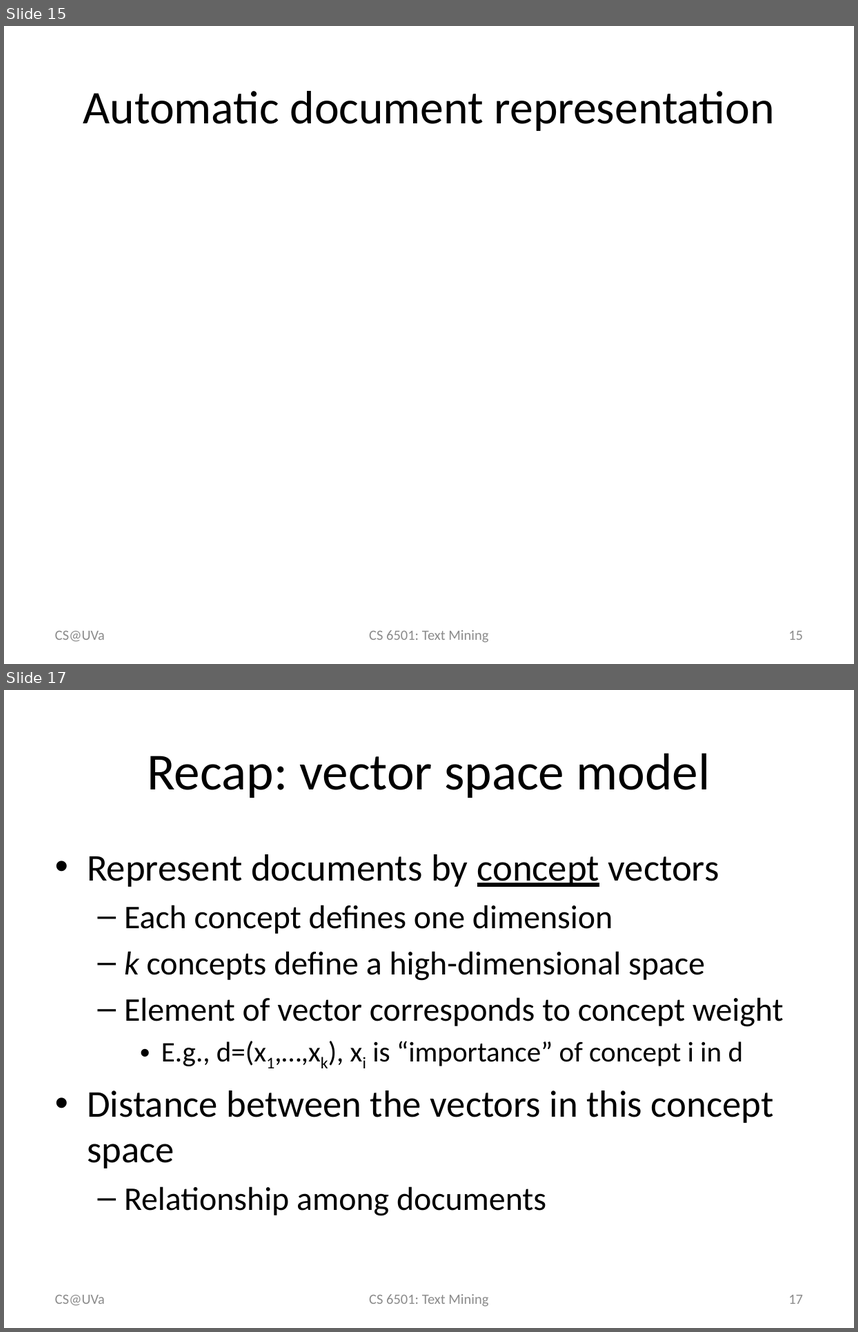
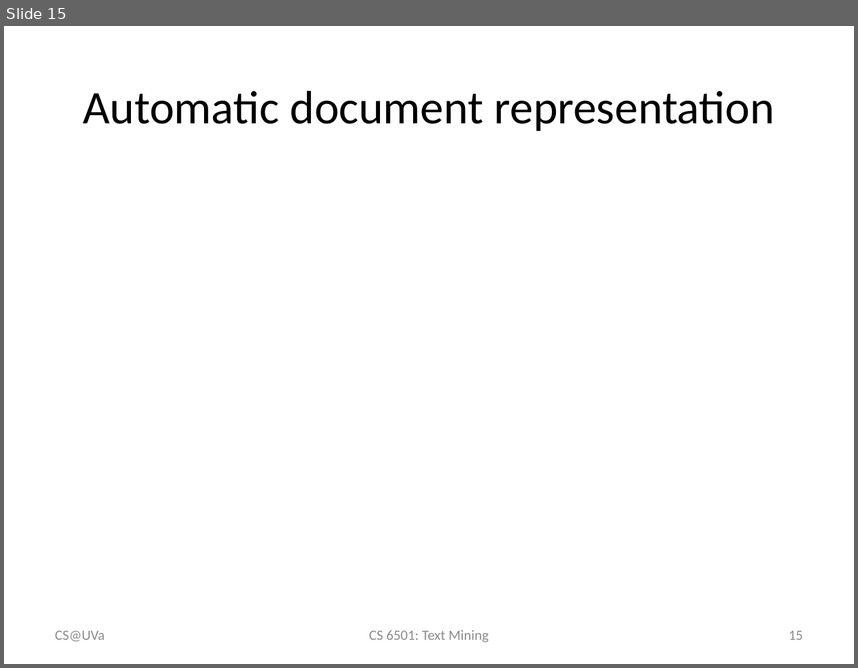
Before and after one commit to wang296/CS6501-Text-Mining, a slide deck: docs/VS model.pptx. Shown one above the other, each under a label of ours: slides 15 and 17 before the commit, slide 15 after it; the slides between them are not shown. The pictures are 858x1332 and 858x668 pixels, drawn with LibreOffice and Linux fonts; fonts in the diff are those of the drawing; grey boxes stand for pictures. Boxes give left, top, right and bottom in pixels: in the first picture for what was removed or moved away, otherwise in the second. Text is boxed around its words. In the diff, an @@ line names an element or a change of style, - is before the commit and + after.

Commit message:
vector space model

```diff
--- a/docs/VS model.pptx
+++ b/docs/VS model.pptx
@@ slide 17 removed at box(4, 690, 854, 1328), background #FFFFFF @@
@@ title removed at box(147, 753, 710, 798) @@
-Recap: vector space model
@@ text removed at box(87, 854, 784, 1216) @@
-• Represent documents by concept vectors
-  – Each concept defines one dimension
-  – k concepts define a high-dimensional space
-  – Element of vector corresponds to concept weight
-    • E.g., d=(x1,…,xk), xi is “importance” of concept i in d
-• Distance between the vectors in this concept space
-  – Relationship among documents
@@ text removed at box(55, 1294, 105, 1305) @@
-CS@UVa
@@ text removed at box(369, 1294, 488, 1306) @@
-CS 6501: Text Mining
@@ page number removed at box(789, 1294, 803, 1303) @@
-17
```
Also in this commit, not shown: 1 slide changed, 4 other slides removed, 6 other files.
